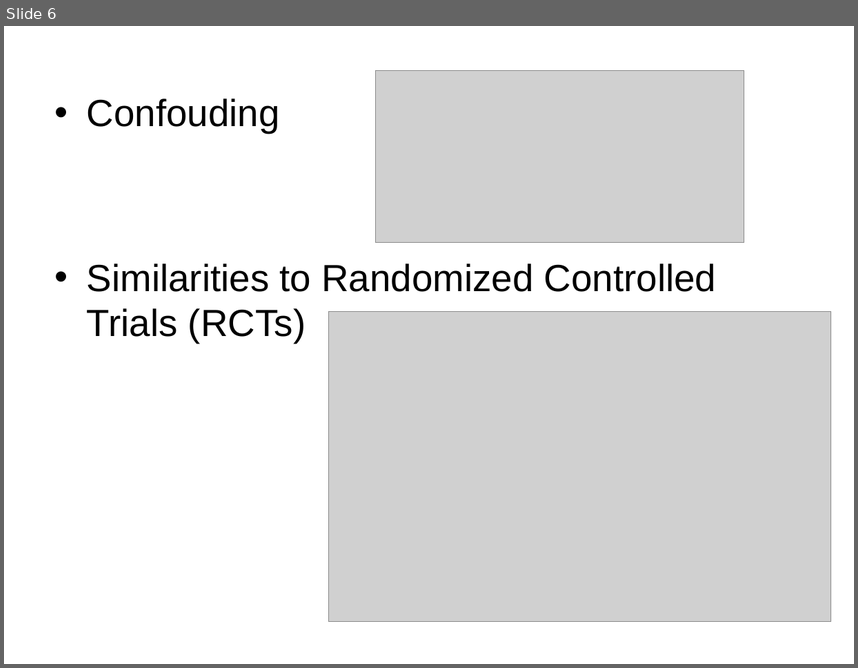
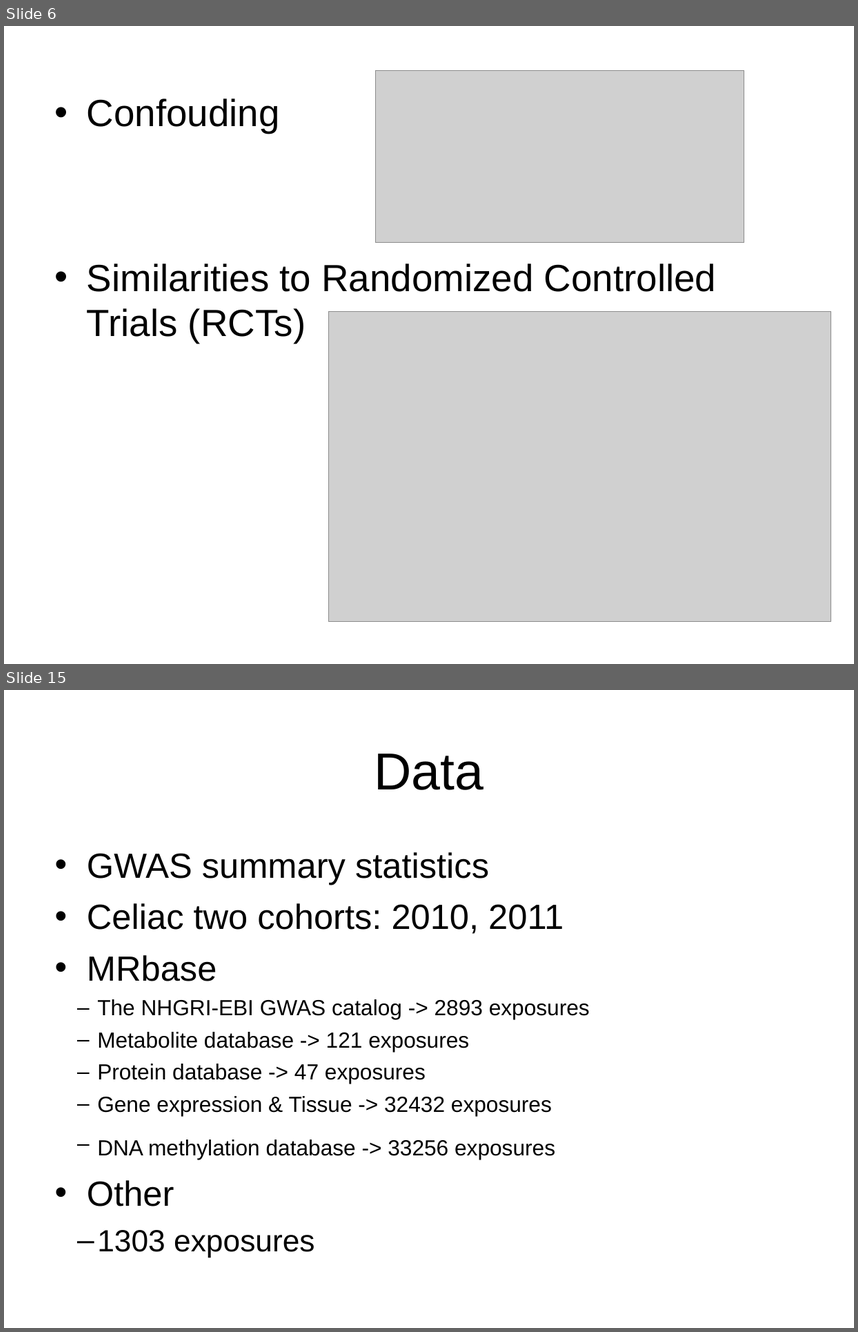
Before and after one commit to matthijsknigge/mendelianrandomization, a slide deck: internship/presentation.ppt. Shown one above the other, each under a label of ours: slide 6 before the commit, slides 6 and 15 after it; the slides between them are not shown. The pictures are 858x668 and 858x1332 pixels, drawn with LibreOffice and Linux fonts; fonts in the diff are those of the drawing; grey boxes stand for pictures. Boxes give left, top, right and bottom in pixels: in the first picture for what was removed or moved away, otherwise in the second. Text is boxed around its words. In the diff, an @@ line names an element or a change of style, - is before the commit and + after.

```diff
--- a/internship/presentation.ppt
+++ b/internship/presentation.ppt
@@ slide 15 added at [4,690,854,1328], background #FFFFFF @@
@@ title added at [374,753,484,790], 44 pt, text #000000 @@
+Data
@@ text added at [87,852,590,1257], 18.5 pt, text #000000 @@
+• GWAS summary statistics
+• Celiac two cohorts: 2010, 2011
+• MRbase
+  – The NHGRI-EBI GWAS catalog -> 2893 exposures
+  – Metabolite database -> 121 exposures
+  – Protein database -> 47 exposures
+  – Gene expression & Tissue -> 32432 exposures
+  – DNA methylation database -> 33256 exposures
+• Other
+  – 1303 exposures
```
Also in this commit, not shown: 4 slides changed, 14 other slides added, 1 slide removed, 4 other files.
